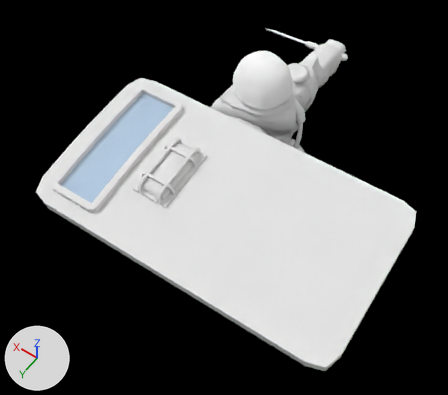
One commit to the Blender file Blends/Shield Trooper.blend: the scene before it, then after it.
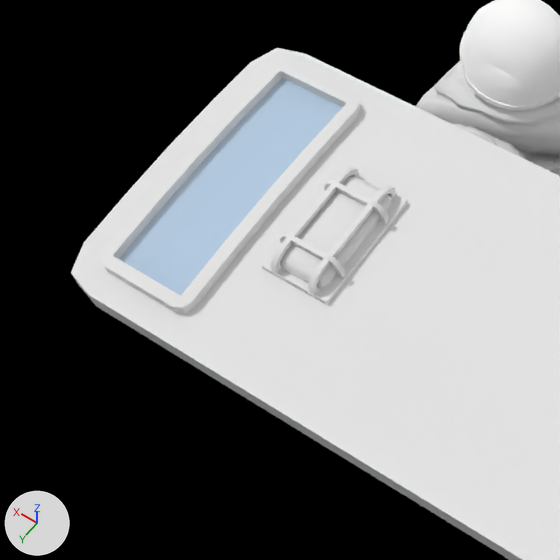
Old and new are each drawn whole from a 50 mm camera at (-1.08, 1.78, 3.49) aimed at (0.07, 0.17, 0.97) and again close up on the part from 0% to 63% of the width and 14% to 85% of the height. Arrows for +X, +Y and +Z are at lower left; the lights stay in place. The older version's two pictures come first.

Objects in the first close-up: 'FloorClip', 'SK_Armor_Chest_Interf.001', 'SM_Mountaineer_Helmet.001', 'SM_RiotShield.001'.
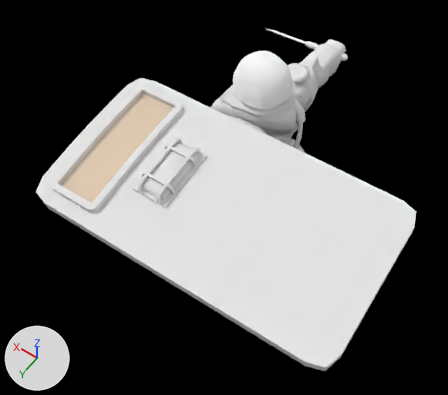
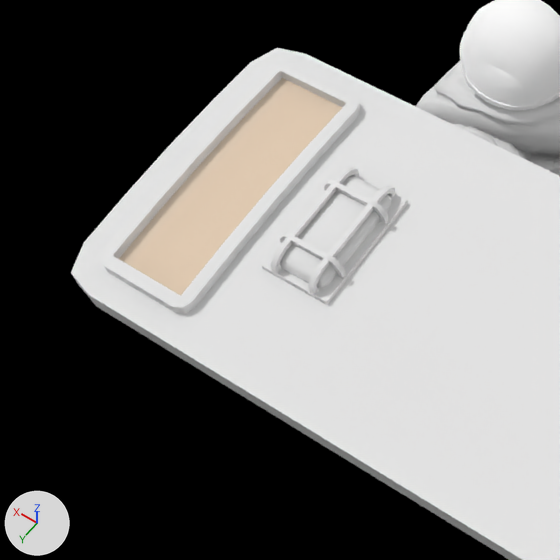
Pixel boxes [x1, y1, x2, y2] of what changed, in the close-ups (560 x 560 px):
'SM_RiotShield.001', recoloured (blue to beige): [117, 73, 346, 298] in both

The change, as a diff of the scene's bpy script:
```diff
--- a/Blends/Shield Trooper.blend.py
+++ b/Blends/Shield Trooper.blend.py
@@ mat_m_glass_lighthouse @@
 mat_m_glass_lighthouse = principled_material('M_Glass_Lighthouse')
-mat_m_glass_lighthouse.base_color = (0.612, 0.793, 1.0)  # blue #cde6ff
+mat_m_glass_lighthouse.base_color = (1.0, 0.794, 0.598)  # beige #ffe6cb
 mat_m_glass_lighthouse.roughness = 0.0
```
